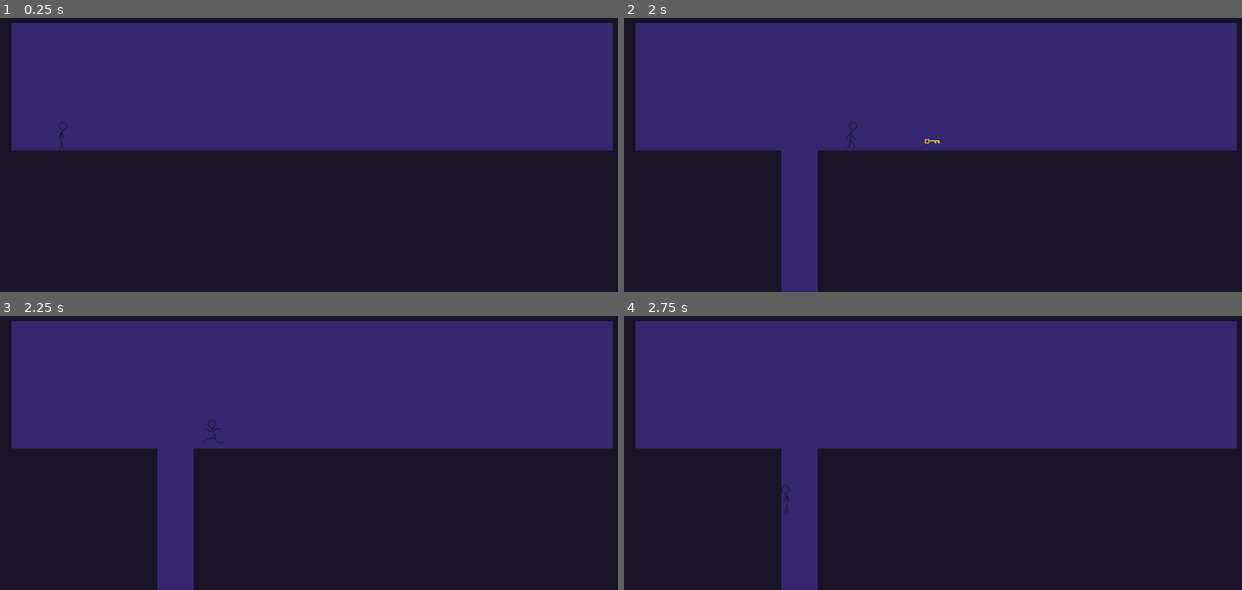
Above: before the commit, frames 1-4 (two rows, left to right).
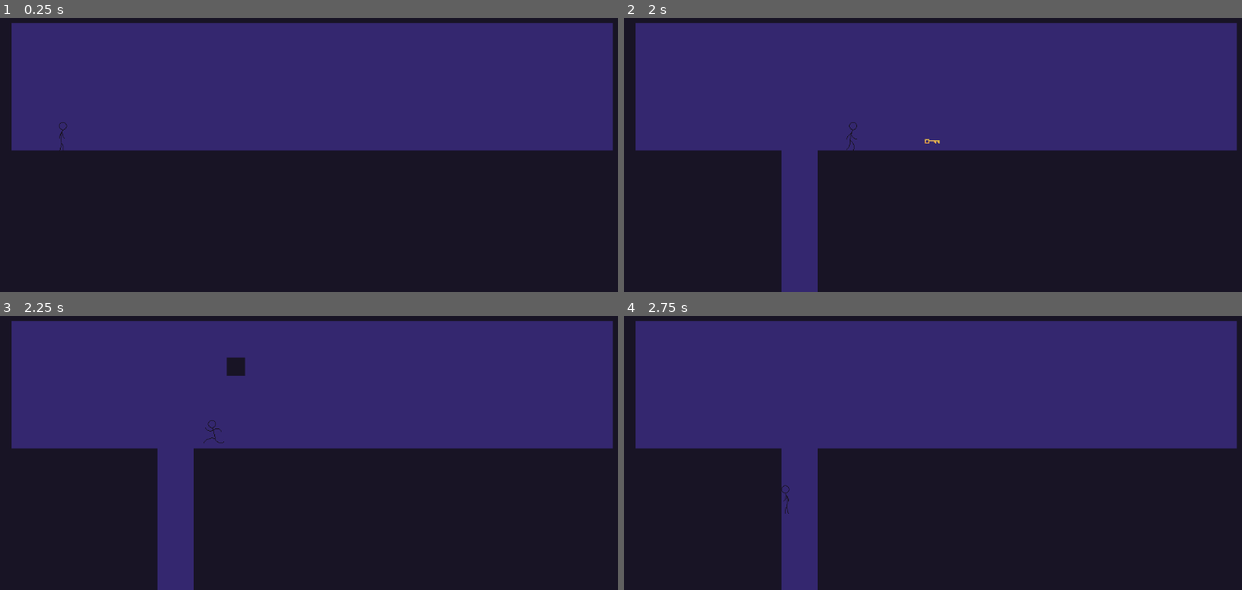
Above: after the commit, the same moments.

Repository: animaleco/Dungeon-Frog
Game: Godot game, scene res://assets/scenes/main_scene/main_scene.tscn
Same seed, same stepped clock (60 frames per second), same inputs: the game is played once before the commit and once after it.
Inputs:
- Up to frame 1 (0.25 s): no input
- Up to frame 2 (2 s): tap Enter at 0.5 s; hold D (move_right) from 0.53 s (still down); tap Space (jump) at 0.77, 1.25, 1.52 s
- Up to frame 3 (2.25 s): tap Enter at 2 s; release D (move_right) at 2.03 s; hold A (move_left) from 2.03 s (still down)
- Up to frame 4 (2.75 s): keep holding A (move_left)

Frames 1-2 are identical in both runs. In frame 3, 0.2% of the frame differs, in the area x 36-40%, y 14-22%; in frame 4, nothing differs.

Commit message:
Add level manager

Diff:
--- a/dungeon-frog/assets/scenes/falling_trap.tscn
+++ b/dungeon-frog/assets/scenes/falling_trap.tscn
@@ -14,7 +14,7 @@
 size = Vector2(4, 105)
 
 [node name="FallingTrap" type="RigidBody2D" unique_id=247176691]
-collision_layer = 0
+collision_layer = 4
 collision_mask = 4
 lock_rotation = true
 freeze = true
--- a/dungeon-frog/assets/scenes/floor_trap.tscn
+++ b/dungeon-frog/assets/scenes/floor_trap.tscn
@@ -47,7 +47,7 @@
 [sub_resource type="RectangleShape2D" id="RectangleShape2D_wqdlb"]
 size = Vector2(5.5, 20)
 
-[node name="FloorTramp" type="AnimatableBody2D" unique_id=1889658172]
+[node name="FloorTrap" type="AnimatableBody2D" unique_id=1889658172]
 collision_layer = 0
 collision_mask = 4
 script = ExtResource("1_4cxa6")
--- a/dungeon-frog/assets/scenes/level1.tscn
+++ b/dungeon-frog/assets/scenes/level1.tscn
@@ -1,6 +1,6 @@
 [gd_scene format=3 uid="uid://bv11anjjt7ki0"]
 
-[ext_resource type="Script" uid="uid://b0tuk6uv5xjxu" path="res://assets/scripts/level_manager.gd" id="1_khpyu"]
+[ext_resource type="Script" uid="uid://dkxbla2p3wy7v" path="res://level.gd" id="1_kbvyv"]
 [ext_resource type="TileSet" uid="uid://f5iwklegkkfg" path="res://assets/scenes/borders/new_tile_set.tres" id="1_lr0kx"]
 [ext_resource type="PackedScene" uid="uid://be8kvspbwbdpf" path="res://assets/scenes/borders/borders.tscn" id="1_xoos5"]
 [ext_resource type="PackedScene" uid="uid://cdeoeqhtga2og" path="res://assets/scenes/player.tscn" id="2_lyog1"]
@@ -12,7 +12,7 @@
 [ext_resource type="PackedScene" uid="uid://chdmh23y0bmdy" path="res://assets/scenes/coin.tscn" id="9_f0uwh"]
 
 [node name="Level1" type="Node2D" unique_id=2042642581]
-script = ExtResource("1_khpyu")
+script = ExtResource("1_kbvyv")
 
 [node name="Layers" type="Node" parent="." unique_id=1851129605]
 
@@ -41,7 +41,12 @@
 [node name="Traps" type="Node2D" parent="." unique_id=1619171799]
 
 [node name="FallingTrap" parent="Traps" unique_id=247176691 instance=ExtResource("8_4aev3")]
-position = Vector2(-28, -105)
+position = Vector2(-28, -109)
+
+[node name="FallingTrap2" parent="Traps" unique_id=2127503658 instance=ExtResource("8_4aev3")]
+position = Vector2(-75, -107)
 
 [node name="FloorTramp" parent="." unique_id=1889658172 instance=ExtResource("3_4aev3")]
 position = Vector2(-136, 25)
+
+[editable path="Traps/FallingTrap"]
--- a/dungeon-frog/assets/scenes/level_2.tscn
+++ b/dungeon-frog/assets/scenes/level_2.tscn
@@ -1,6 +1,6 @@
 [gd_scene format=4 uid="uid://bw02g4m3a4u2y"]
 
-[ext_resource type="Script" uid="uid://b0tuk6uv5xjxu" path="res://assets/scripts/level_manager.gd" id="1_3kka6"]
+[ext_resource type="Script" uid="uid://dkxbla2p3wy7v" path="res://level.gd" id="1_3kka6"]
 [ext_resource type="PackedScene" uid="uid://be8kvspbwbdpf" path="res://assets/scenes/borders/borders.tscn" id="1_cpfpa"]
 [ext_resource type="PackedScene" uid="uid://cdeoeqhtga2og" path="res://assets/scenes/player.tscn" id="2_sapp8"]
 [ext_resource type="PackedScene" uid="uid://dy8da10jwojva" path="res://assets/scenes/kill_zone.tscn" id="3_e3oql"]
@@ -13,7 +13,15 @@
 [node name="level2" type="Node2D" unique_id=658475228]
 script = ExtResource("1_3kka6")
 
-[node name="Borders" parent="." unique_id=1095808582 instance=ExtResource("1_cpfpa")]
+[node name="Layers" type="Node" parent="." unique_id=488991150]
+
+[node name="Level" type="TileMapLayer" parent="Layers" unique_id=1565309330]
+tile_set = ExtResource("6_3kka6")
+
+[node name="KillZone" parent="Layers" unique_id=1525606513 instance=ExtResource("3_e3oql")]
+position = Vector2(-112, 159)
+
+[node name="Borders" parent="Layers" unique_id=1095808582 instance=ExtResource("1_cpfpa")]
 tile_map_data = PackedByteArray("AADo/wEAAAACAAIAAAAVAAIAAAACAAIAAAD///P/AAACAAIAAADo//P/AAACAAIAAADo//T/AAACAAIAAADo// …(12416 unchanged characters)…
 
 [node name="Player" parent="." unique_id=921028562 instance=ExtResource("2_sapp8")]
@@ -26,14 +34,12 @@
 [node name="coin" parent="CoinContainer" unique_id=1535847078 instance=ExtResource("4_gcp6a")]
 position = Vector2(-64, 12)
 
-[node name="KillZone" parent="." unique_id=1525606513 instance=ExtResource("3_e3oql")]
-position = Vector2(-112, 159)
+[node name="Traps" type="Node2D" parent="." unique_id=844986723]
 
-[node name="Level" type="TileMapLayer" parent="." unique_id=1565309330]
-tile_set = ExtResource("6_3kka6")
+[node name="FallingTrap" parent="Traps" unique_id=247176691 instance=ExtResource("7_gckjo")]
+position = Vector2(-221, -107)
 
-[node name="Trap" parent="." unique_id=247176691 instance=ExtResource("7_gckjo")]
-position = Vector2(-192, -108)
+[node name="FallingTrap2" parent="Traps" unique_id=1223314993 instance=ExtResource("7_gckjo")]
+position = Vector2(-170, -107)
 
-[node name="Trap2" parent="." unique_id=2002414233 instance=ExtResource("7_gckjo")]
-position = Vector2(-102, -107)
+[editable path="Traps/FallingTrap"]
--- /dev/null
+++ b/dungeon-frog/assets/scenes/level_manager.tscn
@@ -0,0 +1,10 @@
+[gd_scene format=3 uid="uid://b6fon6h7wne45"]
+
+[ext_resource type="Script" uid="uid://b0tuk6uv5xjxu" path="res://assets/scripts/level_manager.gd" id="1_la3yo"]
+[ext_resource type="PackedScene" uid="uid://bv11anjjt7ki0" path="res://assets/scenes/level1.tscn" id="2_1qy8m"]
+[ext_resource type="PackedScene" uid="uid://bw02g4m3a4u2y" path="res://assets/scenes/level_2.tscn" id="3_ufje2"]
+[ext_resource type="PackedScene" uid="uid://dljb72vvs41ap" path="res://assets/scenes/end_scene.tscn" id="4_p0g4m"]
+
+[node name="level_manager" type="Node" unique_id=625218637]
+script = ExtResource("1_la3yo")
+levels = Array[PackedScene]([ExtResource("2_1qy8m"), ExtResource("3_ufje2"), ExtResource("4_p0g4m")])
--- a/dungeon-frog/assets/scenes/main_scene/main_scene.tscn
+++ b/dungeon-frog/assets/scenes/main_scene/main_scene.tscn
@@ -1,13 +1,12 @@
 [gd_scene format=3 uid="uid://cx1kst4miaxyv"]
 
 [ext_resource type="Script" uid="uid://dymyu2khxs7s2" path="res://assets/scripts/main_scene.gd" id="1_0bbc3"]
-[ext_resource type="PackedScene" uid="uid://bv11anjjt7ki0" path="res://assets/scenes/level1.tscn" id="2_aiirs"]
-[ext_resource type="PackedScene" uid="uid://bw02g4m3a4u2y" path="res://assets/scenes/level_2.tscn" id="3_rdtq2"]
+[ext_resource type="PackedScene" uid="uid://b6fon6h7wne45" path="res://assets/scenes/level_manager.tscn" id="3_rdtq2"]
 [ext_resource type="PackedScene" uid="uid://d08go7047w8gc" path="res://assets/scenes/camera_2d.tscn" id="4_ppxmx"]
-[ext_resource type="PackedScene" uid="uid://dljb72vvs41ap" path="res://assets/scenes/end_scene.tscn" id="4_va4wb"]
 
 [node name="MainScene" type="Node2D" unique_id=1865979419]
 script = ExtResource("1_0bbc3")
-levels = Array[PackedScene]([ExtResource("2_aiirs"), ExtResource("3_rdtq2"), ExtResource("4_va4wb")])
 
 [node name="Camera2D" parent="." unique_id=800673880 instance=ExtResource("4_ppxmx")]
+
+[node name="level_manager" parent="." unique_id=625218637 instance=ExtResource("3_rdtq2")]
--- a/dungeon-frog/assets/scenes/player.tscn
+++ b/dungeon-frog/assets/scenes/player.tscn
@@ -203,7 +203,7 @@
 [sub_resource type="RectangleShape2D" id="RectangleShape2D_beuf1"]
 size = Vector2(3, 19)
 
-[node name="Player" type="CharacterBody2D" unique_id=921028562 node_paths=PackedStringArray("animation", "area_2d")]
+[node name="Player" type="CharacterBody2D" unique_id=921028562 node_paths=PackedStringArray("animation", "area_2d") groups=["player"]]
 z_index = 5
 collision_layer = 4
 collision_mask = 5
@@ -219,7 +219,6 @@
 autoplay = "idle"
 
 [node name="CollisionShape2D" type="CollisionShape2D" parent="." unique_id=1512872728]
-visible = false
 position = Vector2(2, -30)
 scale = Vector2(0.3, 0.3)
 shape = SubResource("RectangleShape2D_tcr7l")
--- a/dungeon-frog/assets/scripts/Trigger.gd
+++ b/dungeon-frog/assets/scripts/Trigger.gd
@@ -18,11 +18,9 @@
 	body_exited.connect(_on_body_exited)
 
 func _on_body_entered(body: Node2D) -> void:
-	# Verificar si el cuerpo está en el grupo objetivo
 	if not body.is_in_group(target_group):
 		return
 
-	# Si es one_shot y ya se activó, ignorar
 	if one_shot and _has_been_triggered:
 		return
 
--- a/dungeon-frog/assets/scripts/level_manager.gd
+++ b/dungeon-frog/assets/scripts/level_manager.gd
@@ -1,9 +1,42 @@
-extends Node2D
-class_name Level
+class_name LevelManager
+extends Node
 
-var coin_container: CoinsContainer
-var player: Player
+signal level_loaded(level: Level)
 
-func _ready() -> void:
-	coin_container = $CoinContainer
-	player = $Player
+@export var levels: Array[PackedScene]
+
+var _recent_level: int = 0
+var _instantiated_level: Node
+
+func _create_level(number_level: int):
+	_instantiated_level = levels[number_level].instantiate()
+	print(_instantiated_level.name)
+	get_parent().add_child(_instantiated_level)
+	_recent_level = number_level
+
+	if _instantiated_level is Level:
+		level_loaded.emit(_instantiated_level)
+
+func _remove_level():
+	if _instantiated_level:
+		_instantiated_level.queue_free()
+		await _instantiated_level.tree_exited
+
+func _reset_level():
+	await _remove_level()
+	_create_level.call_deferred(_recent_level)
+
+func next_level():
+	if _instantiated_level and _instantiated_level is Level:
+		_instantiated_level.player._disable()
+
+	_recent_level += 1
+	var timer: Timer = Timer.new()
+	add_child(timer)
+	timer.start(0.4)
+	await timer.timeout
+	set_level(_recent_level)
+
+func set_level(level: int):
+	await _remove_level()
+	_create_level.call_deferred(level)
--- a/dungeon-frog/assets/scripts/main_scene.gd
+++ b/dungeon-frog/assets/scripts/main_scene.gd
@@ -1,48 +1,11 @@
 extends Node2D
 
-@export var levels: Array[PackedScene]
+@onready var level_manager: LevelManager = $level_manager
 
-var player: Player
-var _recent_level: int = 0
-var _instantiated_level: Node
-# Called when the node enters the scene tree for the first time.
 func _ready() -> void:
-	_create_level(_recent_level)
+	level_manager.level_loaded.connect(_on_level_loaded)
+	level_manager._create_level(0)
 
-
-func _create_level(number_level: int):
-	_instantiated_level = levels[number_level].instantiate()
-	print(_instantiated_level.name)
-	add_child(_instantiated_level)
-
-	if _instantiated_level is not Level:
-		return
-	_instantiated_level.player.player_died.connect(_reset_level)
-	_instantiated_level.coin_container.all_coins_collected.connect(next_level, CONNECT_ONE_SHOT)
-
-func _remove_level():
-	if _instantiated_level:
-		_instantiated_level.queue_free()
-		await _instantiated_level.tree_exited
-
-
-func _reset_level():
-	await _remove_level()
-	_create_level.call_deferred(_recent_level)
-
-
-func next_level():
-	if _instantiated_level and _instantiated_level is Level:
-		_instantiated_level.player._disable()
-
-	_recent_level += 1
-	var timer: Timer = Timer.new()
-	add_child(timer)
-	timer.start(0.4)
-	await timer.timeout
-	set_level(_recent_level)
-
-
-func set_level(level: int):
-	await _remove_level()
-	_create_level.call_deferred(level)
+func _on_level_loaded(level: Level):
+	level.player.player_died.connect(level_manager._reset_level)
+	level.coin_container.all_coins_collected.connect(level_manager.next_level, CONNECT_ONE_SHOT)
--- a/dungeon-frog/falling_trap.gd
+++ b/dungeon-frog/falling_trap.gd
@@ -5,8 +5,7 @@
 func _ready() -> void:
 	trigger = $Trigger
 	trigger.trigger_activated.connect(_on_trigger_activated)
-
 	freeze = true
 
-func _on_trigger_activated(_body: Node2D) -> void:
+func _on_trigger_activated(body: Node2D) -> void:
 	set_deferred("freeze", false)
--- /dev/null
+++ b/dungeon-frog/level.gd
@@ -0,0 +1,9 @@
+class_name Level
+extends Node2D
+
+var coin_container: CoinsContainer
+var player: Player
+
+func _ready() -> void:
+	coin_container = $CoinContainer
+	player = $Player
Not shown, added: dungeon-frog/level.gd.uid
